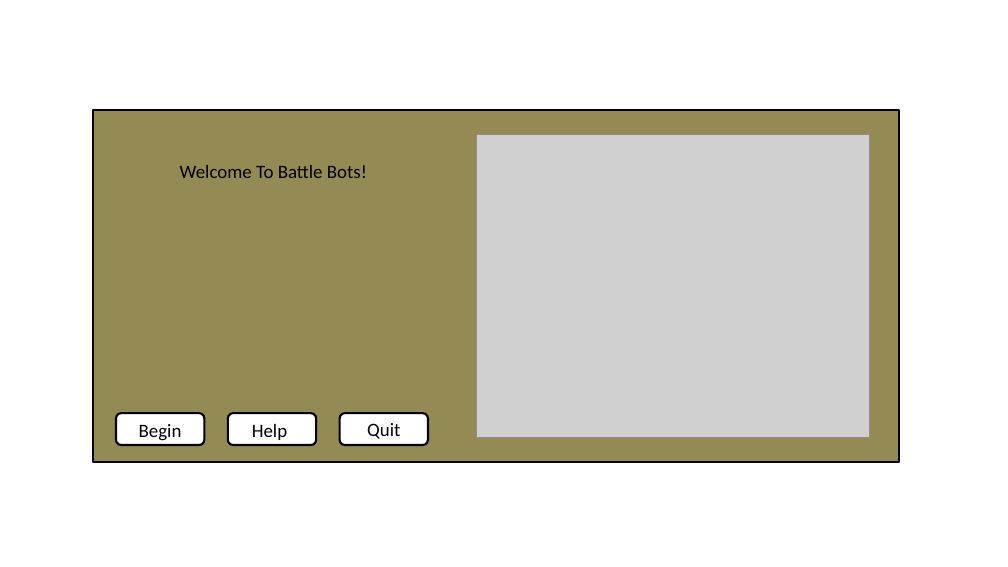
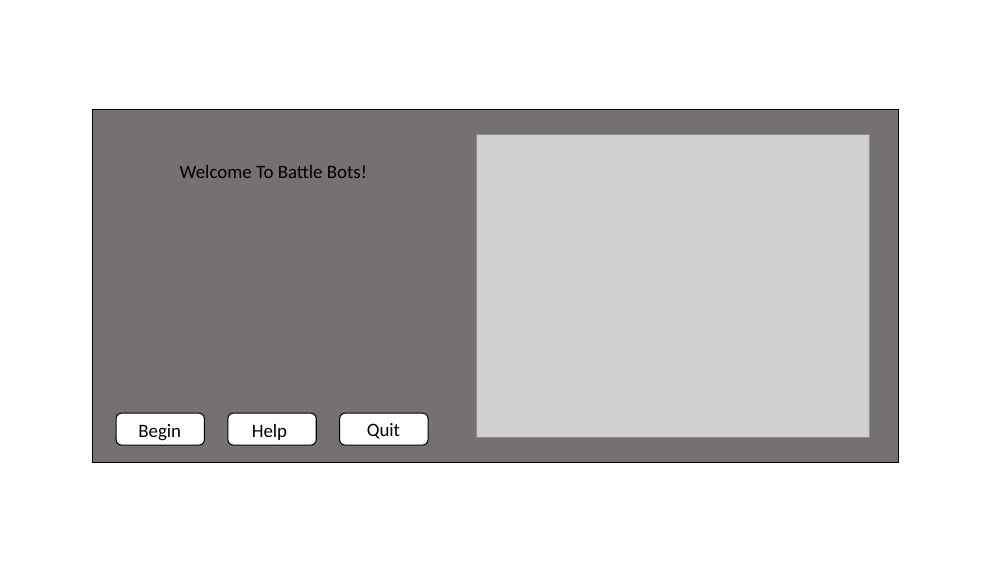
Before and after one commit to LucrativeHippo/BattleBots, a slide deck: slide 3 of doc/requiremnetsPics.pptx. Drawn at 1008x567 pixels with LibreOffice and Linux fonts; fonts in the diff are those of the drawing; grey boxes stand for pictures. Boxes give left, top, right and bottom in pixels: in the first picture for what was removed or moved away, otherwise in the second. Text is boxed around its words. In the diff, an @@ line names an element or a change of style, - is before the commit and + after.

```diff
--- a/doc/requiremnetsPics.pptx
+++ b/doc/requiremnetsPics.pptx
@@ rectangle at (93, 110, 899, 462): fill #948A54 to #767171; outline #000000 2 pt to #000000 1 pt @@
@@ outline #000000 2 pt to #000000 1 pt; proportions changed in 3 elements at (116, 413, 205, 445), (228, 413, 316, 445), (340, 413, 428, 445) @@
```
Also in this commit, not shown: 4 other slides changed, 4 slides added.
